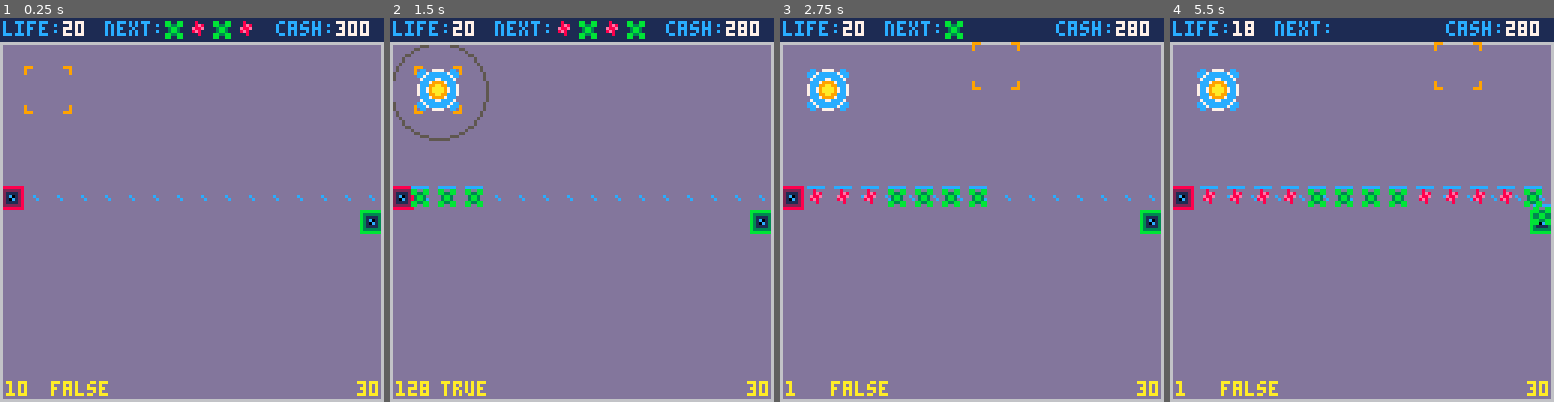
Above: before the commit, frames 1-4 (left to right).
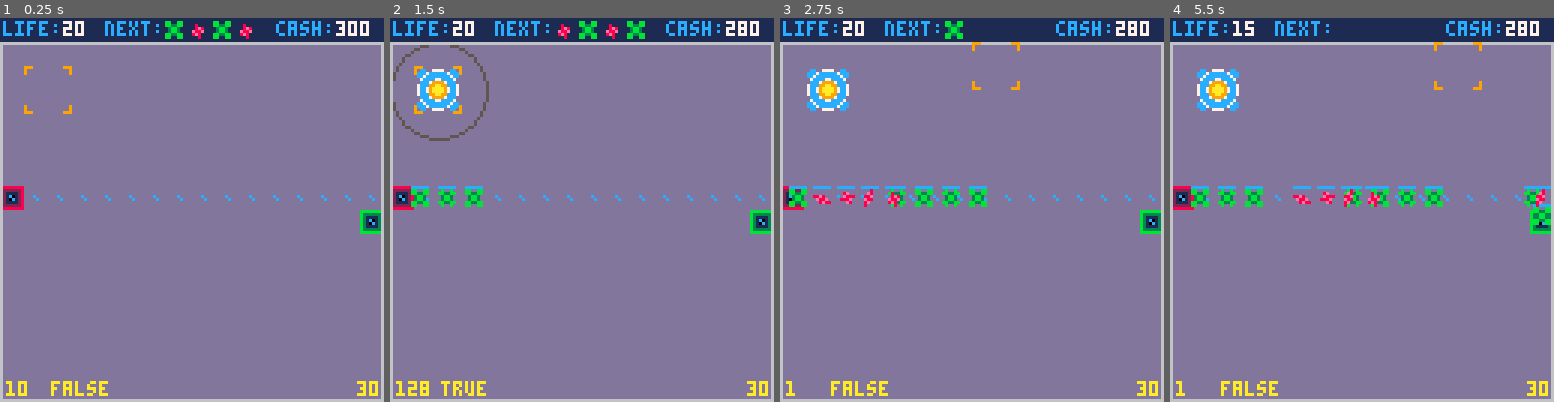
Above: after the commit, the same moments.

Repository: langchr86/pico-bubble-towers
Game: PICO-8 cartridge pico-proto.p8
Two runs of this game, one before a commit and one after it. Both use one fixed random seed, a clock stepped at 60 frames per second and the inputs below.
Inputs:
- Up to frame 1 (0.25 s): no input
- Up to frame 2 (1.5 s): tap X (X key) at 0.33, 1.07 s; tap O (Z key) at 0.7 s
- Up to frame 3 (2.75 s): hold Right 1.6-2.1 s; tap O (Z key) at 1.7, 2.1, 2.5 s; tap X (X key) at 1.85 s; hold Up 2.15-2.42 s; hold Right from 2.47 s (still down)
- Up to frame 4 (5.5 s): tap O (Z key) every 0.4 s from 2.9 to 5.3 s; tap X (X key) at 2.97, 4.08, 5.2 s; release Right at 3.03 s; hold Left 3.08-3.58 s; hold Down 3.63-3.97 s; hold Right 4.02-4.68 s; hold Up 4.73-5.03 s; hold Left from 5.08 s (still down)

The runs differ from the first frame. In frame 1, 0.1% of the frame differs, in the area x 50-66%, y 0-6%; in frame 2, 0.2%; in frame 3, 0.7%; in frame 4, 2.7%, in the area x 5-100%, y 1-50%.

Commit message:
add Enemy animation

Diff:
--- a/pico-proto.p8
+++ b/pico-proto.p8
@@ -41,12 +41,12 @@
 0000000082222228b333333b00000000000000000000000000000000000000000000000000000000000000000000000000000000000000000000000000000000
 0000000088888888bbbbbbbb00000000000000000000000000000000000000000000000000000000000000000000000000000000000000000000000000000000
 00000000000000000000000000000000000000000000000000000000000000000000000000000000000000000000000000000000000000000000000000000000
-0bb00bb0000800000000000000000000000000000000000000000000000000000000000000000000000000000000000000000000000000000000000000000000
-0bb33bb00008e8000000000000000000000000000000000000000000000000000000000000000000000000000000000000000000000000000000000000000000
-003bb30000e88e000000000000000000000000000000000000000000000000000000000000000000000000000000000000000000000000000000000000000000
-003bb300008e80000000000000000000000000000000000000000000000000000000000000000000000000000000000000000000000000000000000000000000
-0bb33bb0000080000000000000000000000000000000000000000000000000000000000000000000000000000000000000000000000000000000000000000000
-0bb00bb0000000000000000000000000000000000000000000000000000000000000000000000000000000000000000000000000000000000000000000000000
+0bb00bb000b00b000000000000000000000000000000800000000000000000000000000000000000000000000000000000000000000000000000000000000000
+0bb33bb00bb33bb000080000000000000008e000000e800000000000000000000000000000000000000000000000000000000000000000000000000000000000
+003bb300003bb3000008e800088e8000000e88800088e00000000000000000000000000000000000000000000000000000000000000000000000000000000000
+003bb300003bb30000e88e0000e88e0000888e0000e8800000000000000000000000000000000000000000000000000000000000000000000000000000000000
+0bb33bb00bb33bb0008e80000008e8800000e800008e000000000000000000000000000000000000000000000000000000000000000000000000000000000000
+0bb00bb000b00b000000800000000000000000000080000000000000000000000000000000000000000000000000000000000000000000000000000000000000
 00000000000000000000000000000000000000000000000000000000000000000000000000000000000000000000000000000000000000000000000000000000
 00000000000000000000000000000000000000000000000000000000000000000000000000000000000000000000000000000000000000000000000000000000
 00000000000000000000000000000000000000000000000000000000000000000000000000000000000000000000000000000000000000000000000000000000
--- a/src/enemy.lua
+++ b/src/enemy.lua
@@ -2,6 +2,10 @@
 
 ---@class Enemy
 ---@field sprite number
+---@field sprite_count number
+---@field sprite_index number
+---@field frame_count number
+---@field frame_index number
 ---@field pos Point
 ---@field path Point[]
 ---@field next_pos Point
@@ -19,10 +23,12 @@
 ---@param type number
 ---@return Enemy
 function Enemy:New(pos, path, type)
-  ---@type number
-  local base_sprite = 32
   local o = {
-    sprite=base_sprite+type,
+    sprite=0,
+    sprite_count=1,
+    sprite_index=0,
+    frame_count=10,
+    frame_index=0,
     pos=pos:Clone(),
     path=path,
     next_pos=path[1],
@@ -33,7 +39,22 @@
     value=20,
     bullet_list={},
   }
-  return --[[---@type Enemy]] setmetatable(o, self)
+
+  local e = --[[---@type Enemy]] o
+
+  if type == 0 then
+    e.sprite = 32
+    e.sprite_count = 2
+    e.frame_count = 10
+    e.speed = 1.0
+  elseif type == 1 then
+    e.sprite = 34
+    e.sprite_count = 4
+    e.frame_count = 6
+    e.speed = 1.4
+  end
+
+  return setmetatable(e, self)
 end
 
 function Enemy:Shot(bullet)
@@ -89,7 +110,7 @@
 function Enemy:Draw()
   ---@type Point
   local rounded = self.pos:Floor()
-  spr(self.sprite, rounded.x, rounded.y)
+  spr(self:Animate(), rounded.x, rounded.y)
 
   local life_bar_length = 5
   local life_bar = self.life / self.max_life * life_bar_length
@@ -101,3 +122,16 @@
     bullet:Draw()
   end
 end
+
+---@return number
+function Enemy:Animate()
+  self.frame_index = self.frame_index + 1
+  if self.frame_index >= self.frame_count then
+    self.frame_index = 0
+    self.sprite_index = self.sprite_index + 1
+    if self.sprite_index >= self.sprite_count then
+      self.sprite_index = 0
+    end
+  end
+  return self.sprite + self.sprite_index
+end
--- a/src/session.lua
+++ b/src/session.lua
@@ -192,7 +192,15 @@
   local x = 54
   for i=1,min(4, #self.wave_list) do
     local wave = self.wave_list[i]
-    local enemy_sprite = 32 + wave.enemy_type
+
+    ---@type number
+    local enemy_sprite
+    if wave.enemy_type == 0 then
+      enemy_sprite = 32
+    elseif wave.enemy_type == 1 then
+      enemy_sprite = 34
+    end
+
     spr(enemy_sprite, x, 0)
     x = x + 8
   end
